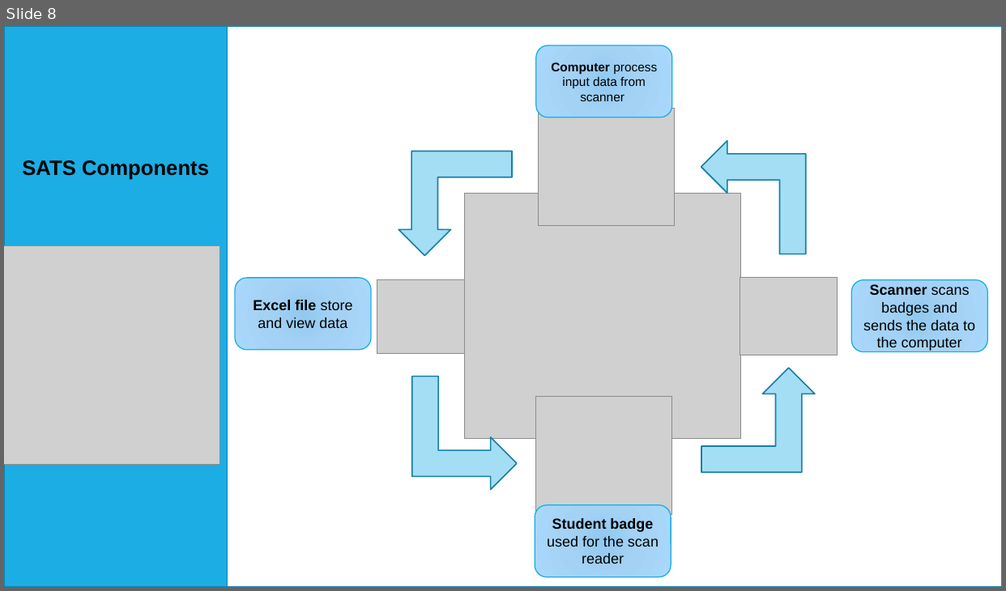
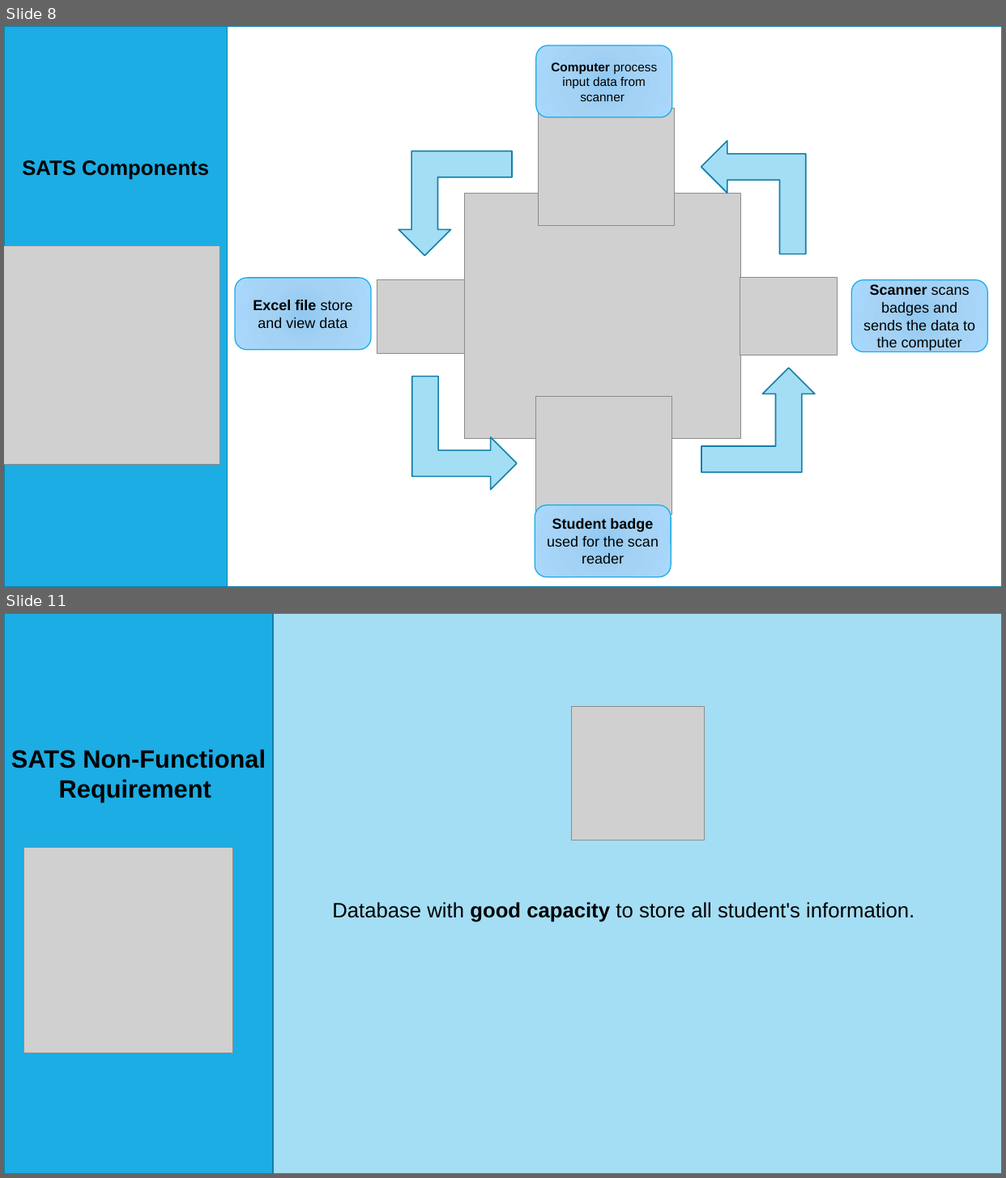
Before and after one commit to hashem-ali/SATS, a slide deck: ProjectPhases/Project-Phase-03-CS310-F-171.pptx. Shown one above the other, each under a label of ours: slide 8 before the commit, slides 8 and 11 after it; the slides between them are not shown. The pictures are 1006x591 and 1006x1178 pixels, drawn with LibreOffice and Linux fonts; fonts in the diff are those of the drawing; grey boxes stand for pictures. Boxes give left, top, right and bottom in pixels: in the first picture for what was removed or moved away, otherwise in the second. Text is boxed around its words. In the diff, an @@ line names an element or a change of style, - is before the commit and + after.

```diff
--- a/ProjectPhases/Project-Phase-03-CS310-F-171.pptx
+++ b/ProjectPhases/Project-Phase-03-CS310-F-171.pptx
@@ slide 11 added at <box>4,613,1002,1174</box>, background #FFFFFF; not listed: 1 template element that a slide beside it also shows @@
@@ rectangle added at <box>4,613,274,1174</box>, fill #1CADE4, outline #1580A9 1.25 pt @@
@@ rectangle added at <box>274,613,1002,1174</box>, fill #A4DEF4, outline #1580A9 1.25 pt @@
@@ picture added at <box>572,707,705,840</box> @@
@@ text added at <box>11,749,266,802</box>, 24 pt, text #000000, bold @@
+SATS Non-Functional Requirement
@@ picture added at <box>24,847,233,1053</box> @@
@@ text added at <box>332,902,914,922</box>, 20 pt, text #000000 @@
+Database with good capacity to store all student's information.
```
Also in this commit, not shown: 5 slides changed, 9 other slides added.
